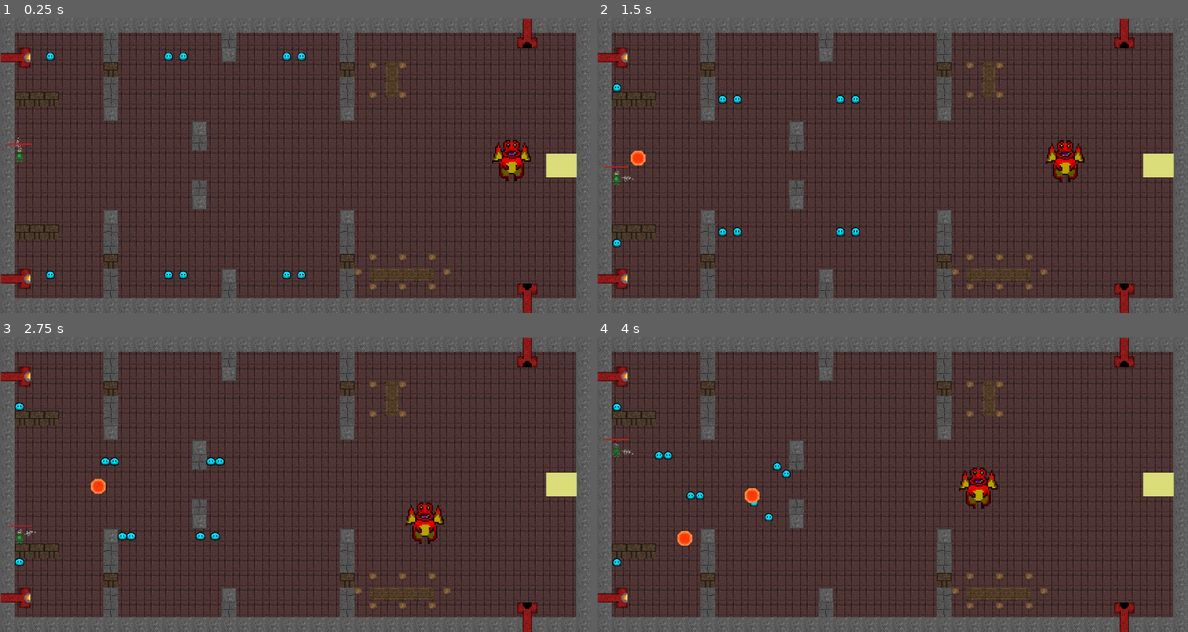
Above: before the commit, frames 1-4 (two rows, left to right).
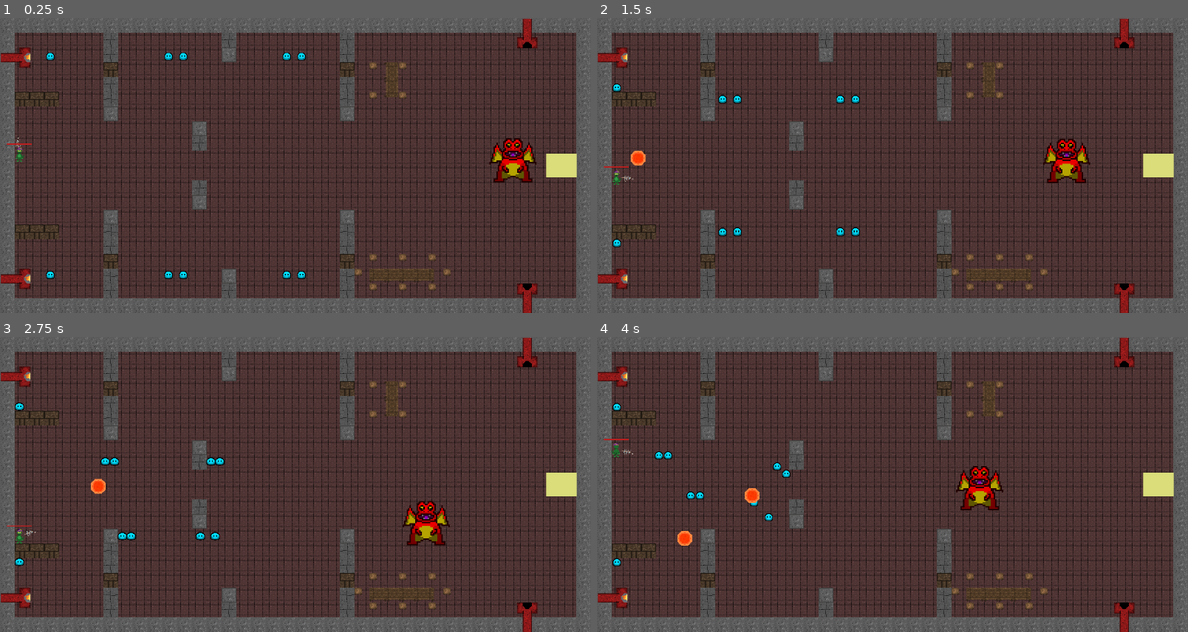
Above: after the commit, the same moments.

Repository: bentuttle2000/Game-Jam-F2021-2pm
Game: Godot game, scene res://Stages/StageBoss.tscn
Same seed, same stepped clock (60 frames per second), same inputs: the game is played once before the commit and once after it. This scene is started directly instead of the project's main scene.
Inputs (mouse positions are in pixels of both pictures, inside the frame that each line leads up to):
- Up to frame 1 (0.25 s): no input
- Up to frame 2 (1.5 s): move the mouse to (1022, 150) at 0.52 s; press the mouse at (1022, 150) at 0.53 s; hold D (ui_right) 0.53-1.28 s; move the mouse to (774, 180) at 1.27 s; release the mouse at (774, 180) at 1.28 s; hold S (ui_down) from 1.28 s (still down); tap E (use_action) at 1.35 s
- Up to frame 3 (2.75 s): move the mouse to (354, 419) at 2.02 s; release S (ui_down) at 2.03 s; press the mouse at (354, 419) at 2.03 s; hold D (ui_right) from 2.03 s (still down)
- Up to frame 4 (4 s): move the mouse to (862, 543) at 2.77 s; release D (ui_right) at 2.78 s; release the mouse at (862, 543) at 2.78 s; hold W (ui_up) 2.78-3.53 s; tap E (use_action) at 2.85 s; move the mouse to (1069, 528) at 3.52 s; press the mouse at (1069, 528) at 3.53 s; hold A (ui_left) from 3.53 s (still down)

The runs differ from the first frame. In frame 1, 0.6% of the frame differs, in the area x 82-91%, y 40-56%; in frame 2, 0.6%, in the area x 75-84%, y 41-56%; in frame 3, 0.6%; in frame 4, 0.6%.

Commit message:
Github fix

Diff:
--- a/GameJam/Objects/Enemy.tscn
+++ b/GameJam/Objects/Enemy.tscn
@@ -10,25 +10,8 @@
 [ext_resource path="res://Assets/Enemies/Death/SlimeIdle_2.png" type="Texture" id=8]
 [ext_resource path="res://Assets/Enemies/Idle/SlimeIdle_1.png" type="Texture" id=9]
 [ext_resource path="res://Assets/Enemies/dragon.png" type="Texture" id=10]
-[ext_resource path="res://Assets/Enemies/dragon-sheet.png" type="Texture" id=11]
 
-[sub_resource type="AtlasTexture" id=8]
-atlas = ExtResource( 11 )
-region = Rect2( 0, 0, 32, 32 )
-
-[sub_resource type="AtlasTexture" id=9]
-atlas = ExtResource( 11 )
-region = Rect2( 32, 0, 32, 32 )
-
-[sub_resource type="AtlasTexture" id=10]
-atlas = ExtResource( 11 )
-region = Rect2( 64, 0, 32, 32 )
-
-[sub_resource type="AtlasTexture" id=11]
-atlas = ExtResource( 11 )
-region = Rect2( 96, 0, 32, 32 )
-
-[sub_resource type="SpriteFrames" id=5]
+[sub_resource type="SpriteFrames" id=1]
 animations = [ {
 "frames": [ ExtResource( 1 ), ExtResource( 5 ), ExtResource( 8 ), ExtResource( 4 ) ],
 "loop": false,
@@ -40,21 +23,21 @@
 "name": "Idle",
 "speed": 12.0
 }, {
-"frames": [ SubResource( 8 ), SubResource( 9 ), SubResource( 10 ), SubResource( 11 ) ],
-"loop": true,
-"name": "BossIdle",
-"speed": 8.0
-}, {
 "frames": [ ExtResource( 10 ), null, ExtResource( 10 ), null, ExtResource( 10 ), null, ExtResource( 10 ), null, ExtResource( 10 ), null ],
 "loop": false,
 "name": "BossDead",
 "speed": 5.0
+}, {
+"frames": [ ExtResource( 10 ) ],
+"loop": true,
+"name": "BossIdle",
+"speed": 8.0
 } ]
 
-[sub_resource type="RectangleShape2D" id=6]
+[sub_resource type="RectangleShape2D" id=2]
 extents = Vector2( 9.28544, 8.45859 )
 
-[sub_resource type="CircleShape2D" id=7]
+[sub_resource type="CircleShape2D" id=3]
 radius = 120.539
 
 [node name="Enemy" type="KinematicBody2D"]
@@ -63,7 +46,7 @@
 script = ExtResource( 2 )
 
 [node name="AnimatedSprite" type="AnimatedSprite" parent="."]
-frames = SubResource( 5 )
+frames = SubResource( 1 )
 animation = "Idle"
 frame = 2
 
--- a/GameJam/Stages/StageBoss.tscn
+++ b/GameJam/Stages/StageBoss.tscn
@@ -31,39 +31,39 @@
 position = Vector2( 1216, 320 )
 target_stage = "res://Stages/WinScene.tscn"
 
-[node name="Enemies" type="Node2D" parent="."]
+[node name="Node2d" type="Node2D" parent="."]
 
-[node name="Enemy" parent="Enemies" instance=ExtResource( 2 )]
+[node name="Enemy" parent="Node2d" instance=ExtResource( 2 )]
 position = Vector2( 128, 64 )
 
-[node name="Enemy2" parent="Enemies" instance=ExtResource( 2 )]
+[node name="Enemy2" parent="Node2d" instance=ExtResource( 2 )]
 position = Vector2( 128, 576 )
 
-[node name="Enemy3" parent="Enemies" instance=ExtResource( 2 )]
+[node name="Enemy3" parent="Node2d" instance=ExtResource( 2 )]
 position = Vector2( 384, 64 )
 
-[node name="Enemy4" parent="Enemies" instance=ExtResource( 2 )]
+[node name="Enemy4" parent="Node2d" instance=ExtResource( 2 )]
 position = Vector2( 384, 576 )
 
-[node name="Enemy5" parent="Enemies" instance=ExtResource( 2 )]
+[node name="Enemy5" parent="Node2d" instance=ExtResource( 2 )]
 position = Vector2( 640, 64 )
 
-[node name="Enemy6" parent="Enemies" instance=ExtResource( 2 )]
+[node name="Enemy6" parent="Node2d" instance=ExtResource( 2 )]
 position = Vector2( 640, 576 )
 
-[node name="Enemy7" parent="Enemies" instance=ExtResource( 2 )]
+[node name="Enemy7" parent="Node2d" instance=ExtResource( 2 )]
 position = Vector2( 416, 64 )
 
-[node name="Enemy8" parent="Enemies" instance=ExtResource( 2 )]
+[node name="Enemy8" parent="Node2d" instance=ExtResource( 2 )]
 position = Vector2( 416, 576 )
 
-[node name="Enemy9" parent="Enemies" instance=ExtResource( 2 )]
+[node name="Enemy9" parent="Node2d" instance=ExtResource( 2 )]
 position = Vector2( 672, 64 )
 
-[node name="Enemy10" parent="Enemies" instance=ExtResource( 2 )]
+[node name="Enemy10" parent="Node2d" instance=ExtResource( 2 )]
 position = Vector2( 672, 576 )
 
-[node name="Enemy11" parent="Enemies" instance=ExtResource( 2 )]
+[node name="Enemy11" parent="Node2d" instance=ExtResource( 2 )]
 position = Vector2( 1129.33, 328 )
 scale = Vector2( 3, 3 )
 HP = 10
Not shown: 2 places in GameJam/Objects/Enemy.tscn that only renumber resources
